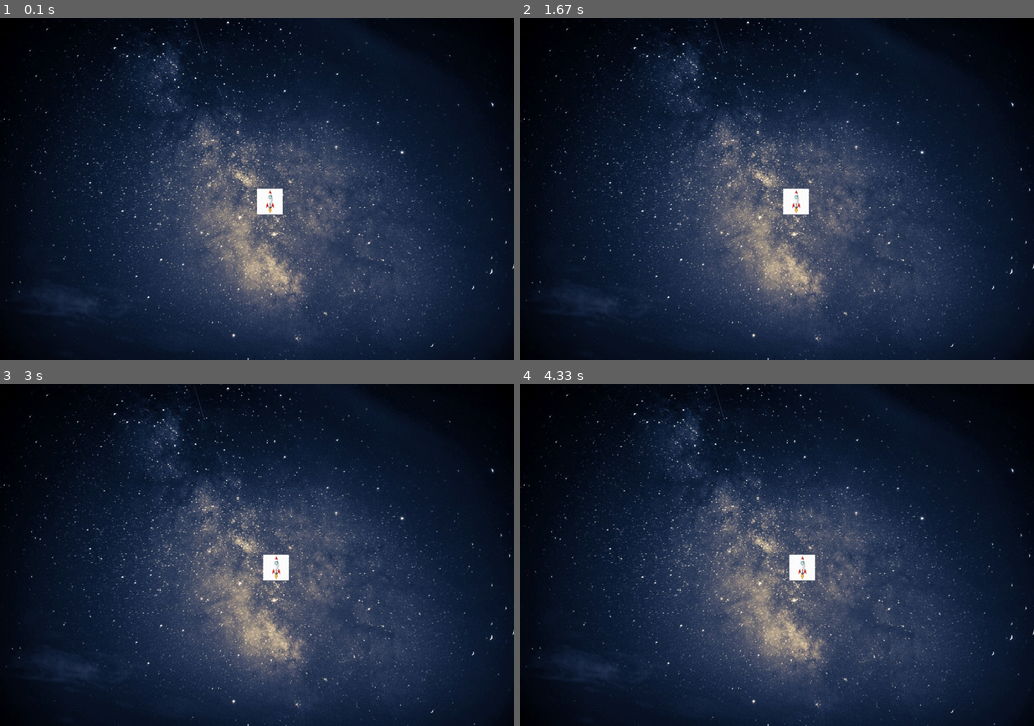
Above: before the commit, frames 1-4 (two rows, left to right).
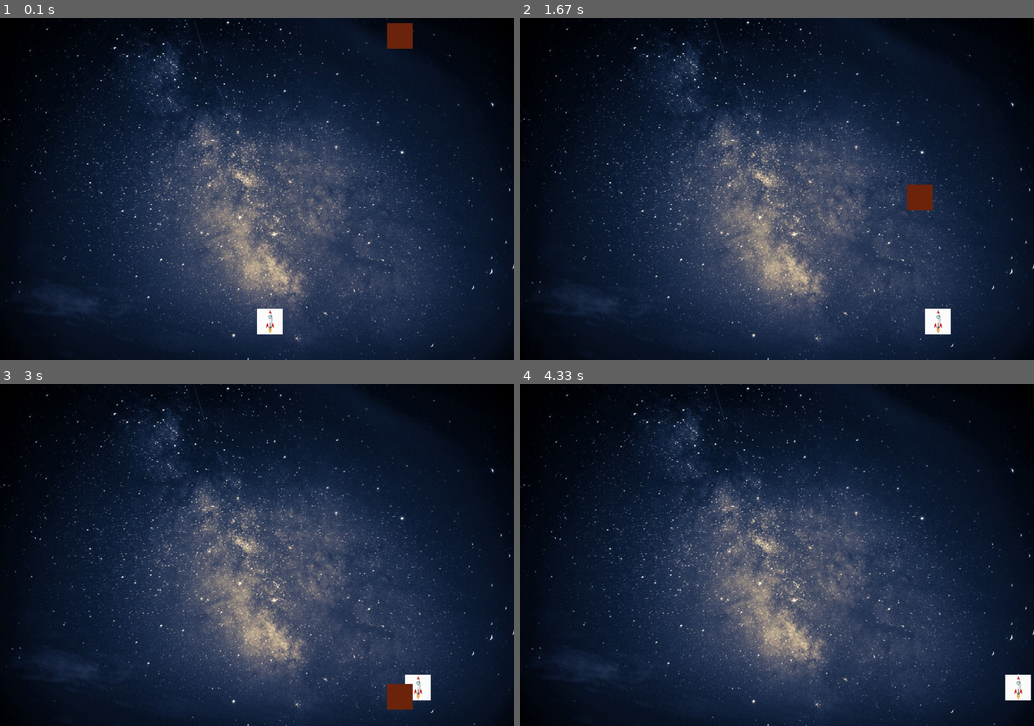
Above: after the commit, the same moments.

Repository: K-Pat/PygameProject
Game: pygame game, started from main.py
Two runs of this game, one before a commit and one after it. Both use one fixed random seed, a clock stepped at 60 frames per second and the inputs below.
Inputs:
- Up to frame 1 (0.1 s): no input
- Up to frame 2 (1.67 s): hold D 0.33-0.8 s; hold D 0.83-1.3 s; hold A from 1.33 s (still down)
- Up to frame 3 (3 s): release A at 1.87 s; hold A 1.9-2.3 s; hold D 2.33-2.97 s
- Up to frame 4 (4.33 s): hold A 3-3.47 s; hold D 3.5-3.97 s; hold D from 4 s (still down)

The runs differ from the first frame. In frame 1, 1.1% of the frame differs, in the area x 50-81%, y 1-93%; in frame 2, 1.2%, in the area x 51-84%, y 48-93%; in frame 3, 1.1%; in frame 4, 0.8%.

Commit message:
Movement Update #2
- Coast Movement for sprite

- Random Meteor Generation on the X axis

- Movement of generated meteor down

TODO:

Only one meteor is generated, multiple at the same time should be generated
       - Later we can make them random
          sized

Crash Detection is needed

better GUI
   - Pause screen, Home screen,
      settings, etc.

Diff:
--- a/main.py
+++ b/main.py
@@ -1,8 +1,12 @@
 # Import the pygame module
 import pygame
+import random
+import threading
+import os
+
+clock = pygame.time.Clock()
 
 # Import pygame.locals for easier access to key coordinates
-# Updated to conform to flake8 and black standards
 from pygame.locals import (
     K_UP,
     K_DOWN,
@@ -10,6 +14,7 @@
     K_RIGHT,
     K_ESCAPE,
     KEYDOWN,
+    KEYUP,
     QUIT,
     K_a,
     K_d,
@@ -19,8 +24,12 @@
 SCREEN_WIDTH = 1000
 SCREEN_HEIGHT = 667
 
+RANDOM_X = random.randint(20, 980)
+
 velocity = 12
 
+meteor = pygame.Surface((50,50))
+meteor.fill((110, 38, 14))
 bg = pygame.image.load("space.jpeg")
 
 sprite = pygame.image.load("rocket.jpeg")
@@ -37,15 +46,37 @@
 screen = pygame.display.set_mode((SCREEN_WIDTH, SCREEN_HEIGHT))
 
 x = SCREEN_WIDTH/2
-y = SCREEN_HEIGHT/2
+y = SCREEN_HEIGHT-100
 
 # Variable to keep the main loop running
 running = True
 
 # Main loop
+
+x_change = 0
+meteor_change = 0
+m = 0
+c = 0
+
+def meteor_rain(x):
+    while x:
+        r = random.randint(20, 980)
+        screen.blit(meteor, (r, m))
+        if c%97:
+            meteor_change = 5
+        else:
+            meteor_change = 0
+
+        if c == 97:
+            c = 0
+
+    m+=meteor_change
+    c+=1
+
 while running:
     screen.blit(bg, (0, 0))
     screen.blit(sprite, (x, y))
+    screen.blit(meteor, (RANDOM_X, m))
 
     # for loop through the event queue
     for event in pygame.event.get():
@@ -54,19 +85,37 @@
             # If the Esc key is pressed, then exit the main loop
             if event.key == K_ESCAPE:
                 running = False
-            if event.key == pygame.K_a:
-                x-=velocity
-            if event.key == pygame.K_d:
-                x+=velocity
+            # If the 'a' key is pressed: Move the sprite left:
+            if event.key == K_a:
+                x_change = -12
+            # If the 'd' key is pressed: Move the sprite left:
+            if event.key == K_d:
+                x_change = 12
+        if event.type == KEYUP:
+            if event.key == K_a or event.key == K_d:
+                x_change = 0
         # Check for QUIT event. If QUIT, then set running to false.
         elif event.type == QUIT:
             running = False
 
+    x+=x_change
 
+    if x<0:
+        x=0
+    elif x>950:
+        x = 950
 
+    if c%97:
+        meteor_change = 5
+    else:
+        meteor_change = 0
 
-    # Draw the player on the screen
+    if c == 97:
+        c = 0
 
-
+    m+=meteor_change
+    c+=1
     # Update the display
     pygame.display.update()
+
+    clock.tick(40)
